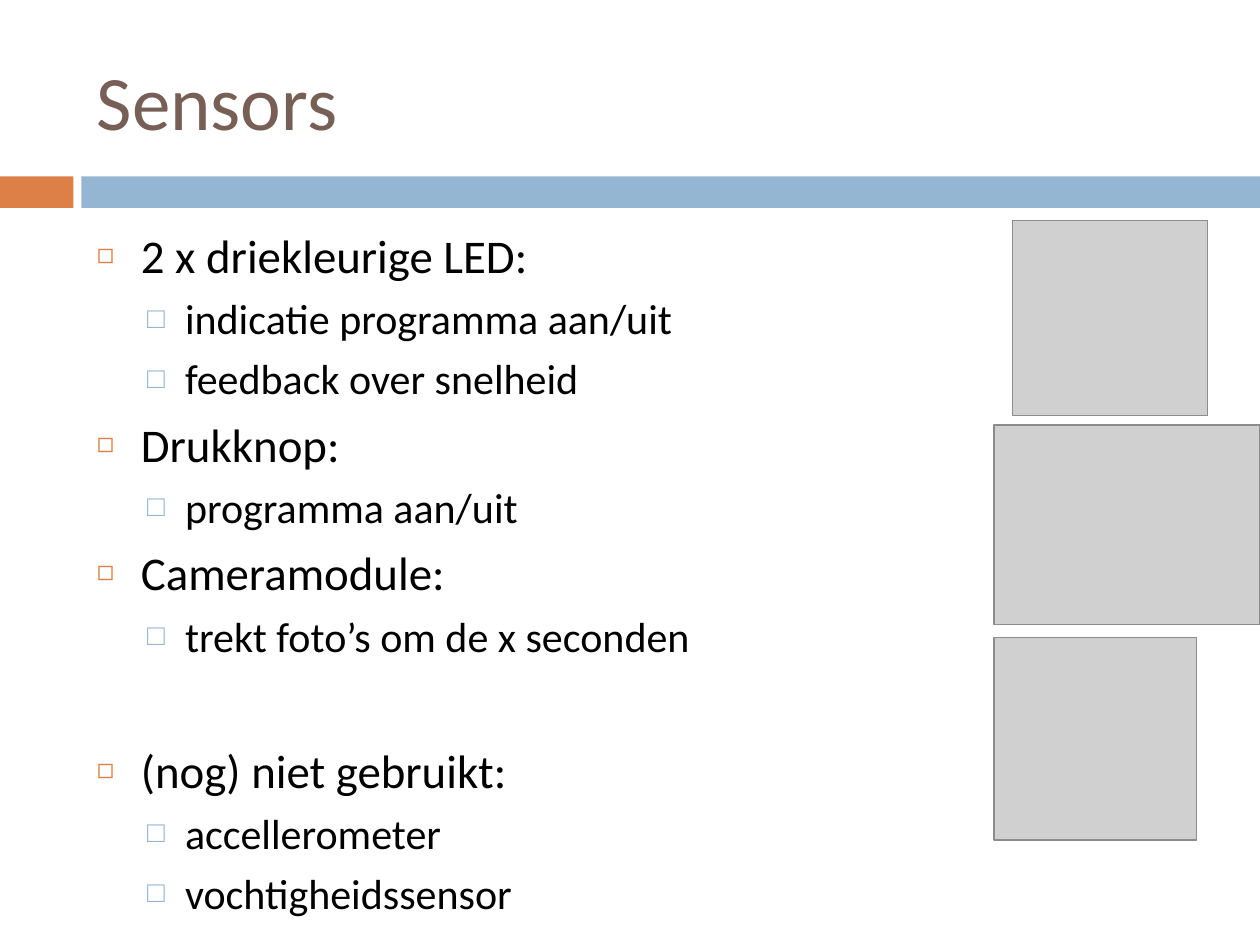
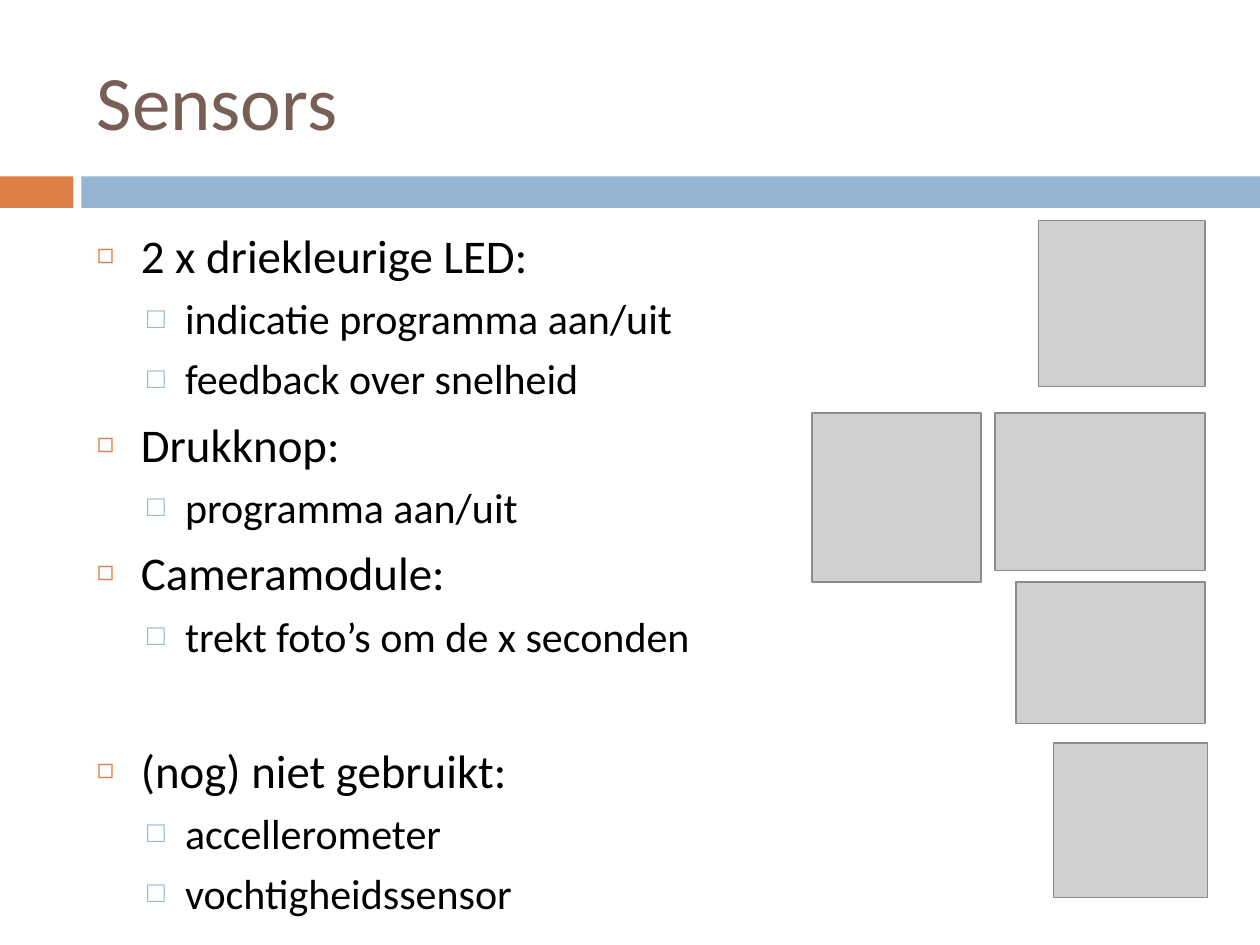
Before and after one commit to pietervdb/peno3bteam2, a slide deck: slide 3 of Tussentijds verslag/Tussentijdse demo.pptx. Drawn at 1260x945 pixels with LibreOffice and Linux fonts; fonts in the diff are those of the drawing; grey boxes stand for pictures. Boxes give left, top, right and bottom in pixels: in the first picture for what was removed or moved away, otherwise in the second. Text is boxed around its words. In the diff, an @@ line names an element or a change of style, - is before the commit and + after.

```diff
--- a/Tussentijds verslag/Tussentijdse demo.pptx
+++ b/Tussentijds verslag/Tussentijdse demo.pptx
@@ picture: place and size @@
-picture at <box>1013,220,1208,416</box>
+picture at <box>1038,220,1205,387</box>
@@ picture: place and size @@
-picture at <box>994,638,1197,840</box>
+picture at <box>811,413,980,582</box>
@@ picture: place and size @@
-picture at <box>994,425,1260,624</box>
+picture at <box>995,413,1206,571</box>
@@ picture added at <box>1016,582,1205,723</box> @@
@@ picture added at <box>1053,743,1208,898</box> @@
```
Also in this commit, not shown: 1 other slide changed.
